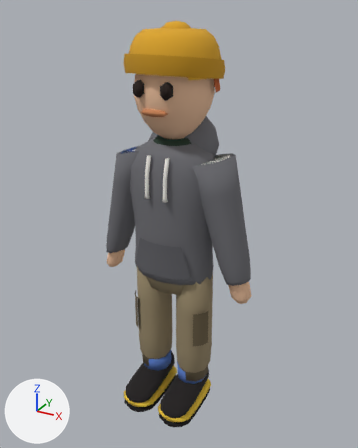
The glTF model public/game/pogicity/Characters/avatar-builder/base.glb as it was, and as the next commit left it.
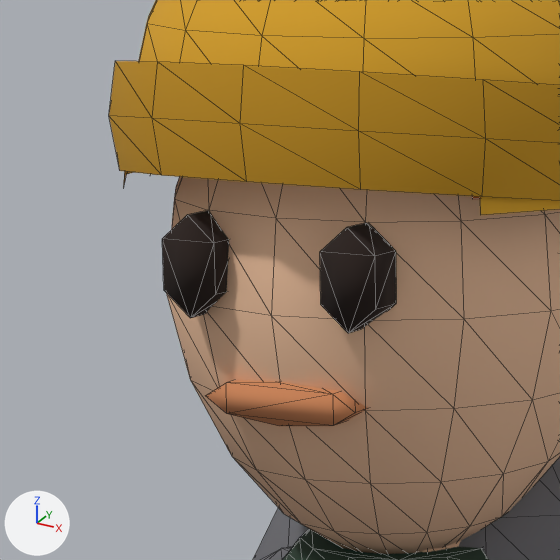
Each version appears first whole from a camera (50 mm lens) standing at (0.517, -0.914, 0.945) and looking at (0.008, 0.012, 0.483), and next in a close-up on the part from 29% to 56% of the width and 10% to 31% of the height. The lights are fixed; the arrows at lower left show +X, +Y and +Z. The last two pictures show the newer version. The close-ups show mesh edges as thin lines. Vertices at exactly the same position are counted once.

Names of what the first close-up shows: 'beanie', 'body', 'face', 'hoodie', 'sweater'.
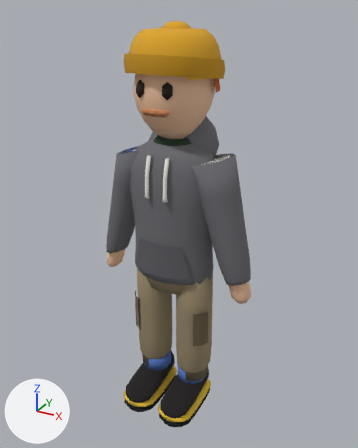
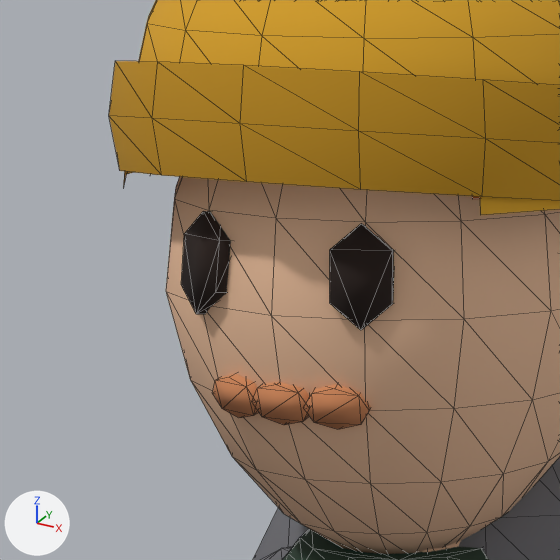
What differs and where, as boxes [x1, y1, x2, y2] in the close-ups (560 x 560 px):
'face', reshaped (9% narrower): before [162, 210, 396, 426]; after [181, 211, 394, 429]
part 1 of me_face, rebuilt (58% narrower): before [206, 380, 368, 426]; after [304, 384, 371, 429]
part 2 of me_face, rebuilt (25% narrower): before [162, 210, 229, 318]; after [181, 211, 231, 314]
part 3 of me_face, rebuilt (16% narrower): before [320, 223, 396, 333]; after [330, 223, 394, 330]
part 4 of me_face, added (orange): after [212, 374, 259, 418]
part 5 of me_face, added (orange): after [252, 382, 310, 425]

What the commit changed:
me_face is used by ob_face; location (0.0, 0.0, 0.0).
me_face had 40 vertices, 68 faces and spanned x -0.0414..0.0414, y -0.086..-0.066, z 0.7456..0.8143.
me_face now has 72 vertices, 124 faces and spans x -0.0416..0.0416, y -0.0832..-0.0659, z 0.7454..0.8143.
me_face part 1: the loose piece of 16 vertices spanning x -0.03..0.03, y -0.08..-0.066, z 0.7456..0.7606 is rebuilt with 16 vertices and now spans x 0.0073..0.0314, y -0.08..-0.0659, z 0.7454..0.7619.
me_face part 2: the loose piece of 12 vertices spanning x -0.0414..-0.0206, y -0.086..-0.072, z 0.7803..0.8143 is rebuilt with 12 vertices and now spans x -0.0416..-0.0187, y -0.0832..-0.0664, z 0.7797..0.8143.
me_face part 3: the loose piece of 12 vertices spanning x 0.0206..0.0414, y -0.086..-0.072, z 0.7803..0.8143 is rebuilt with 12 vertices and now spans x 0.0187..0.0416, y -0.0832..-0.0664, z 0.7797..0.8143.
me_face part 4: a new loose piece of 16 vertices spanning x -0.0314..-0.0073, y -0.08..-0.0659, z 0.7454..0.7619, in mat_moustache (orange #d48a5c).
me_face part 5: a new loose piece of 16 vertices spanning x -0.0115..0.0115, y -0.0813..-0.0702, z 0.7454..0.7619, in mat_moustache (orange #d48a5c).
